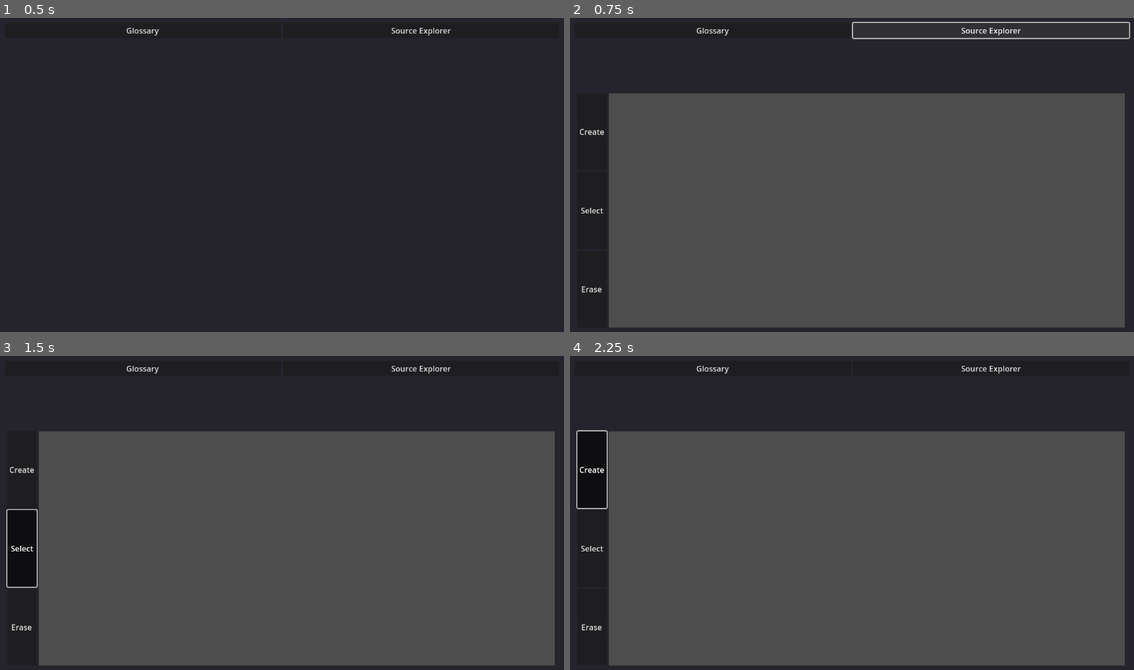
Above: before the commit, frames 1-4 (two rows, left to right).
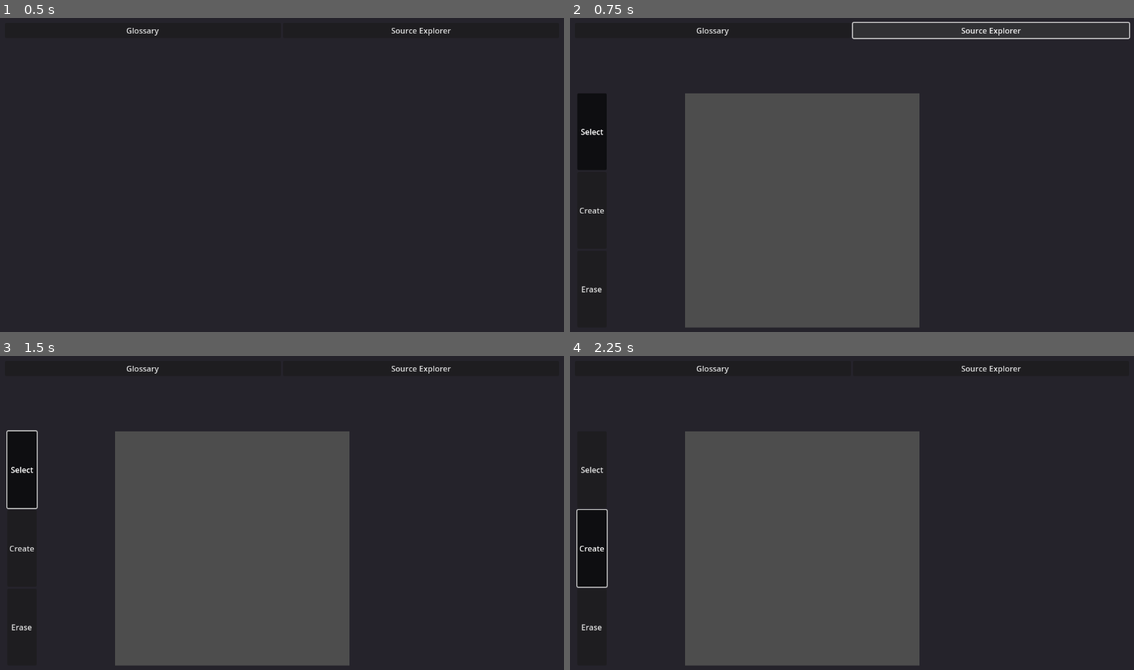
Above: after the commit, the same moments.

Repository: noidexe/rosita-eston
Game: Godot game, scene res://scenes/main.tscn
Two runs of this game, one before a commit and one after it. Both use one fixed random seed, a clock stepped at 60 frames per second and the inputs below. The engine's default icon, where the game draws it, is replaced by a stand-in: a white triangle on a blue panel in a dark square.
Inputs:
- Up to frame 1 (0.5 s): no input
- Up to frame 2 (0.75 s): click "Source Explorer" at 0.5 s
- Up to frame 3 (1.5 s): click "Select" at 1.25 s
- Up to frame 4 (2.25 s): click "Create" at 2 s

Frame 1 is identical in both runs. In frame 2, 37% of the frame differs, in the area x 1-99%, y 24-99%; in frame 3, 38%, in the area x 1-99%, y 23-99%; in frame 4, 38%.

Commit message:
SourceExplorer implement modes and preview

Diff:
--- a/scenes/Source Explorer/source_explorer.gd
+++ b/scenes/Source Explorer/source_explorer.gd
@@ -2,7 +2,16 @@
 
 var current_path := ""
 
+@export var viewer : SourceViewer
+
 func _ready() -> void:
+	match viewer.mode:
+		SourceViewer.Mode.SELECT:
+			%Select.set_pressed_no_signal(true)
+		SourceViewer.Mode.CREATE:
+			%Create.set_pressed_no_signal(true)
+		SourceViewer.Mode.REMOVE:
+			%Create.set_pressed_no_signal(true)
 	var sources := Database.sources_db.list()
 	for source in sources:
 		var texture = Database.texture_cache.get_thumbnail(source.path)
@@ -18,10 +27,35 @@
 
 
 func _on_thumb_selected( path: String ):
-	(%Viewport/SubViewport.get_child(0) as SourceViewer).set_source(Database.sources_db.sources.get(path))
+	viewer.set_source(Database.sources_db.sources.get(path))
+	%AspectRatioContainer.ratio = viewer.get_aspect_ratio()
 	current_path = path
+
+
+func _on_create_pressed() -> void:
+	viewer.mode = SourceViewer.Mode.CREATE
+
+func _on_select_pressed() -> void:
+	viewer.mode = SourceViewer.Mode.SELECT
+
+func _on_erase_pressed() -> void:
+	viewer.mode = SourceViewer.Mode.REMOVE
 
 
 func _on_source_viewer_rect_selected(rect: Rect2) -> void:
 	var glyph : Database.Glyph = Database.glyph_add()
 	glyph.locations_add(current_path, rect)
+	viewer.selected = glyph.id
+
+
+func _on_source_viewer_glyph_selected(id: int) -> void:
+	for child in %GlyphEditorContainer.get_children():
+		child.queue_free()
+	var glyph = Database.glyph_db.get_at(id)
+	var glyph_editor : GlyphEditor = preload("uid://bw5ts2cyuaquo").instantiate()
+	%GlyphEditorContainer.add_child(glyph_editor)
+	glyph_editor.glyph = glyph
+
+
+func _on_source_viewer_glyph_removed(id: int) -> void:
+	Database.glyph_remove(id)
--- a/scenes/Source Explorer/source_explorer.tscn
+++ b/scenes/Source Explorer/source_explorer.tscn
@@ -5,7 +5,7 @@
 
 [sub_resource type="ButtonGroup" id="ButtonGroup_76mm2"]
 
-[node name="SourceExplorer" type="VBoxContainer"]
+[node name="SourceExplorer" type="VBoxContainer" node_paths=PackedStringArray("viewer")]
 anchors_preset = 15
 anchor_right = 1.0
 anchor_bottom = 1.0
@@ -14,6 +14,7 @@
 size_flags_horizontal = 3
 size_flags_vertical = 3
 script = ExtResource("1_v3bfa")
+viewer = NodePath("SourceExplorer/AspectRatioContainer/Viewport/SubViewport/SourceViewer")
 
 [node name="ThumbnailsContainer" type="ScrollContainer" parent="."]
 layout_mode = 2
@@ -34,44 +35,60 @@
 unique_name_in_owner = true
 layout_mode = 2
 
+[node name="Select" type="Button" parent="SourceExplorer/Toolbar"]
+unique_name_in_owner = true
+layout_mode = 2
+size_flags_vertical = 3
+toggle_mode = true
+button_group = SubResource("ButtonGroup_76mm2")
+text = "Select"
+
 [node name="Create" type="Button" parent="SourceExplorer/Toolbar"]
+unique_name_in_owner = true
 layout_mode = 2
 size_flags_vertical = 3
 toggle_mode = true
 button_group = SubResource("ButtonGroup_76mm2")
 text = "Create"
 
-[node name="Select" type="Button" parent="SourceExplorer/Toolbar"]
-layout_mode = 2
-size_flags_vertical = 3
-toggle_mode = true
-button_group = SubResource("ButtonGroup_76mm2")
-text = "Select"
-
 [node name="Erase" type="Button" parent="SourceExplorer/Toolbar"]
+unique_name_in_owner = true
 layout_mode = 2
 size_flags_vertical = 3
 toggle_mode = true
 button_group = SubResource("ButtonGroup_76mm2")
 text = "Erase"
 
-[node name="Viewport" type="SubViewportContainer" parent="SourceExplorer"]
+[node name="AspectRatioContainer" type="AspectRatioContainer" parent="SourceExplorer"]
+unique_name_in_owner = true
+layout_mode = 2
+size_flags_horizontal = 3
+size_flags_stretch_ratio = 3.0
+
+[node name="Viewport" type="SubViewportContainer" parent="SourceExplorer/AspectRatioContainer"]
 unique_name_in_owner = true
 layout_mode = 2
 size_flags_horizontal = 3
 stretch = true
 
-[node name="SubViewport" type="SubViewport" parent="SourceExplorer/Viewport"]
+[node name="SubViewport" type="SubViewport" parent="SourceExplorer/AspectRatioContainer/Viewport"]
 handle_input_locally = false
-size = Vector2i(1084, 544)
+size = Vector2i(544, 544)
 size_2d_override_stretch = true
 render_target_update_mode = 4
 
-[node name="SourceViewer" parent="SourceExplorer/Viewport/SubViewport" instance=ExtResource("2_bp0f1")]
+[node name="SourceViewer" parent="SourceExplorer/AspectRatioContainer/Viewport/SubViewport" instance=ExtResource("2_bp0f1")]
 position = Vector2(64, 104)
 
-[node name="GlyphEditorContainer" type="Control" parent="SourceExplorer"]
+[node name="GlyphEditorContainer" type="ScrollContainer" parent="SourceExplorer"]
 unique_name_in_owner = true
 layout_mode = 2
+size_flags_horizontal = 3
+horizontal_scroll_mode = 0
 
-[connection signal="rect_selected" from="SourceExplorer/Viewport/SubViewport/SourceViewer" to="." method="_on_source_viewer_rect_selected"]
+[connection signal="pressed" from="SourceExplorer/Toolbar/Select" to="." method="_on_select_pressed"]
+[connection signal="pressed" from="SourceExplorer/Toolbar/Create" to="." method="_on_create_pressed"]
+[connection signal="pressed" from="SourceExplorer/Toolbar/Erase" to="." method="_on_erase_pressed"]
+[connection signal="glyph_removed" from="SourceExplorer/AspectRatioContainer/Viewport/SubViewport/SourceViewer" to="." method="_on_source_viewer_glyph_removed"]
+[connection signal="glyph_selected" from="SourceExplorer/AspectRatioContainer/Viewport/SubViewport/SourceViewer" to="." method="_on_source_viewer_glyph_selected"]
+[connection signal="rect_selected" from="SourceExplorer/AspectRatioContainer/Viewport/SubViewport/SourceViewer" to="." method="_on_source_viewer_rect_selected"]
--- a/scenes/Source Explorer/source_viewer.gd
+++ b/scenes/Source Explorer/source_viewer.gd
@@ -1,38 +1,82 @@
 extends Node2D
 class_name SourceViewer
+
+enum Mode { SELECT, CREATE, REMOVE }
+var mode = Mode.SELECT
 
 var drag_start_pos := Vector2()
 var drag_end_pos := Vector2()
 var dragging := false
+var selected := 0
 
 var source : Database.Source
+var center : Vector2 = Vector2.ZERO
+
+@export var font : Font
 
 signal rect_selected(rect : Rect2)
+signal glyph_selected(id : int)
+signal glyph_removed(id : int)
+
+func get_aspect_ratio():
+	return $source.get_rect().size.aspect()
 
 func set_source( p_source : Database.Source ):
 	source = p_source
 	$source.texture = Database.texture_cache.get_texture(p_source.path)
 	get_viewport().size_2d_override = $source.texture.get_size()
+	center = $source.get_rect().get_center()
+	$camera.position = center
 	_update_display()
 
 func _input(event: InputEvent) -> void:
 	var texture_pos = $source.to_local(get_global_mouse_position())
-	if event is InputEventMouseButton and (event as InputEventMouseButton).button_index == MOUSE_BUTTON_LEFT:
-		if event.is_pressed():
-			drag_start_pos = texture_pos
-			drag_end_pos = texture_pos
-			dragging = true
-		else:
-			dragging = false
-			var rect := Rect2()
-			rect.position = drag_start_pos
-			rect.end = texture_pos
-			rect_selected.emit(rect)
-			_update_display()
-	if event is InputEventMouseMotion:
-		if dragging:
-			drag_end_pos = texture_pos
-			_update_display()
+	if event.is_pressed() and event is InputEventMouseButton:
+		if (event as InputEventMouseButton).button_index == MOUSE_BUTTON_WHEEL_DOWN:
+			$camera.zoom *= 0.9
+			$camera.position = $camera.position.lerp(center, 0.05)
+			if $camera.zoom.x < 1:
+				$camera.zoom = Vector2.ONE
+				$camera.position = center
+		elif (event as InputEventMouseButton).button_index == MOUSE_BUTTON_WHEEL_UP:
+			$camera.zoom *= 1.1
+			$camera.position = $camera.position.lerp(get_global_mouse_position(), 0.2)
+
+	if mode == Mode.CREATE:
+		if event is InputEventMouseButton and (event as InputEventMouseButton).button_index == MOUSE_BUTTON_LEFT:
+			if event.is_pressed():
+				drag_start_pos = texture_pos
+				drag_end_pos = texture_pos
+				dragging = true
+			else:
+				dragging = false
+				var rect := Rect2()
+				rect.position = drag_start_pos
+				rect.end = texture_pos
+				if rect.has_area():
+					rect_selected.emit(rect)
+				_update_display()
+		if event is InputEventMouseMotion:
+			if dragging:
+				drag_end_pos = texture_pos
+				_update_display()
+
+	elif mode == Mode.REMOVE:
+		if event is InputEventMouseButton and event.is_pressed() and (event as InputEventMouseButton).button_index == MOUSE_BUTTON_LEFT:
+			for rect in source.rects:
+				if rect.has_point(texture_pos):
+					glyph_removed.emit(source.rects[rect])
+					_update_display()
+					break
+
+	elif mode == Mode.SELECT:
+		if event is InputEventMouseButton and event.is_pressed() and (event as InputEventMouseButton).button_index == MOUSE_BUTTON_LEFT:
+			for rect in source.rects:
+				if rect.has_point(texture_pos):
+					selected = source.rects[rect]
+					glyph_selected.emit(selected)
+					_update_display()
+					break
 
 func _update_display():
 	queue_redraw()
@@ -40,6 +84,25 @@
 func _draw() -> void:
 	if source:
 		for rect in source.rects.keys():
-			draw_rect(rect, Color.RED, false, 3)
+			var _rect = rect
+			var id = source.rects[rect]
+			_rect.position += Vector2i(2,2)
+			draw_rect(_rect, Color.BLACK, false, 2)
+			_rect.position -= Vector2i(2,2)
+			draw_rect(_rect, Color.RED if id == selected else Color.WHITE, false, 2)
+			var text_pos = _rect.position + Vector2i(10,25)
+			draw_string(font, text_pos, str(id),HORIZONTAL_ALIGNMENT_LEFT, -1, 22, Color.BLACK )
+			text_pos += Vector2i(-1,-2)
+			draw_string(font, text_pos, str(id),HORIZONTAL_ALIGNMENT_LEFT, -1, 20 )
+			var glyph = Database.glyph_get(id)
+			if not glyph:
+				continue
+			var definition = glyph.definitions.front() if not glyph.definitions.is_empty() else null
+			if not definition:
+				continue
+			text_pos += Vector2i(0, -30)
+			draw_string(font, text_pos, str(glyph.definitions.front()),HORIZONTAL_ALIGNMENT_LEFT, -1, 20, Color.BLACK )
+			text_pos += Vector2i(-2, -2)
+			draw_string(font, text_pos, str(glyph.definitions.front()),HORIZONTAL_ALIGNMENT_LEFT, -1, 20 )
 	if dragging:
-		draw_rect( Rect2(drag_start_pos, drag_end_pos - drag_start_pos), Color.YELLOW, false, 1 )
+		draw_rect( Rect2(drag_start_pos, drag_end_pos - drag_start_pos), Color.YELLOW, false, 3 )
--- a/scenes/Source Explorer/source_viewer.tscn
+++ b/scenes/Source Explorer/source_viewer.tscn
@@ -1,12 +1,15 @@
-[gd_scene load_steps=2 format=3 uid="uid://dtxgehkbutxbv"]
+[gd_scene load_steps=3 format=3 uid="uid://dtxgehkbutxbv"]
 
 [ext_resource type="Script" uid="uid://bwvjncihyjo6t" path="res://scenes/Source Explorer/source_viewer.gd" id="1_g5f4l"]
 
+[sub_resource type="SystemFont" id="SystemFont_g5f4l"]
+font_names = PackedStringArray("Sans-Serif")
+
 [node name="SourceViewer" type="Node2D"]
 script = ExtResource("1_g5f4l")
+font = SubResource("SystemFont_g5f4l")
 
 [node name="camera" type="Camera2D" parent="."]
-anchor_mode = 0
 
 [node name="source" type="Sprite2D" parent="."]
 show_behind_parent = true
